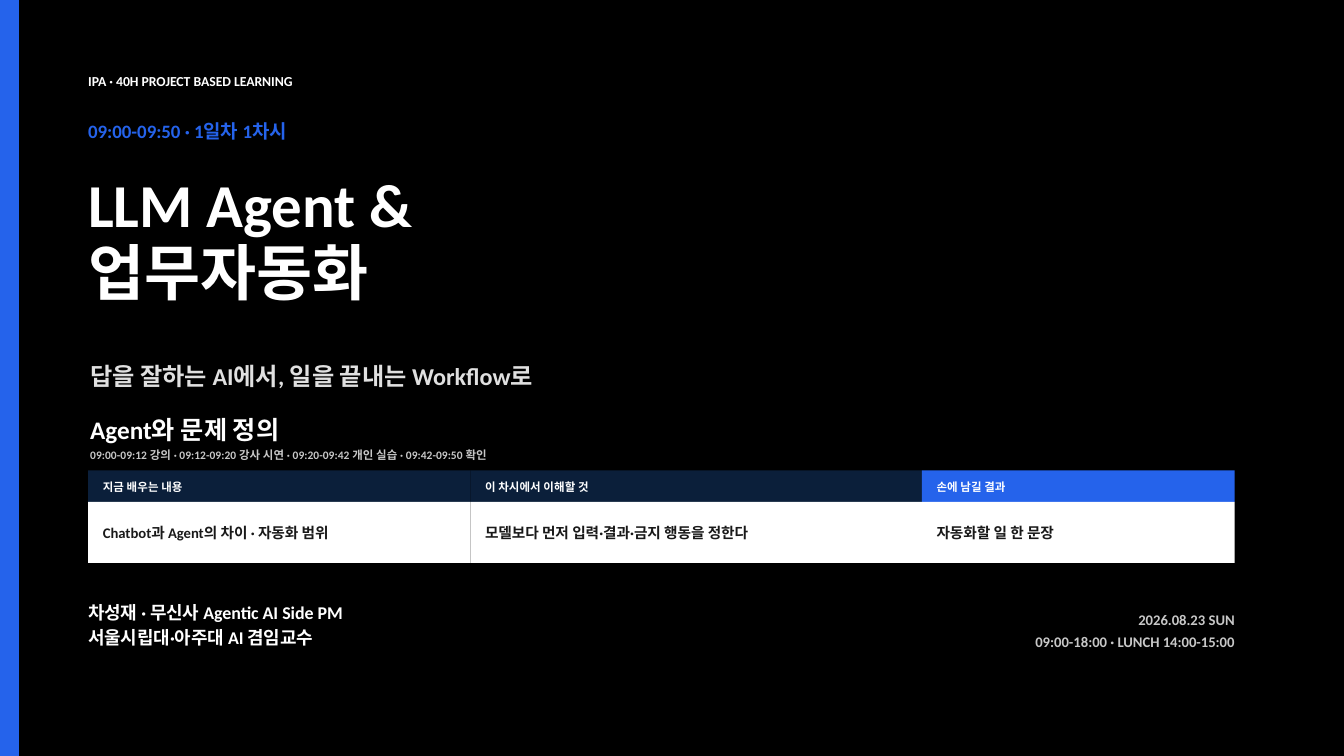
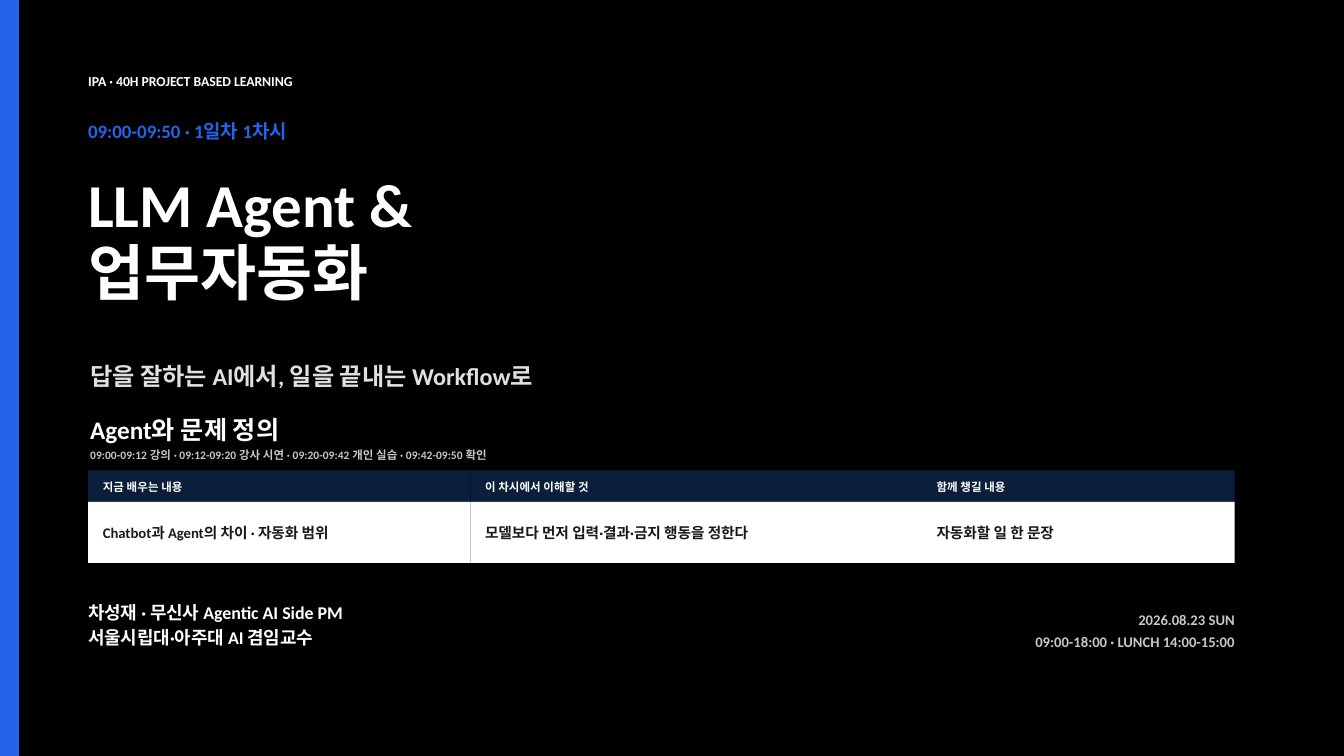
Before and after one commit to smilesjcha/llm-agent-and-workflow-automation, a slide deck: slide 1 of slides/IPA_LLM_Agent_업무자동화_Day1_2026-08-23_MUSINSA_PARTS_270p.pptx. Drawn at 1344x756 pixels with LibreOffice and Linux fonts; fonts in the diff are those of the drawing. Boxes give left, top, right and bottom in pixels: in the first picture for what was removed or moved away, otherwise in the second. Text is boxed around its words. In the diff, an @@ line names an element or a change of style, - is before the commit and + after.

```diff
--- a/slides/IPA_LLM_Agent_업무자동화_Day1_2026-08-23_MUSINSA_PARTS_270p.pptx
+++ b/slides/IPA_LLM_Agent_업무자동화_Day1_2026-08-23_MUSINSA_PARTS_270p.pptx
@@ rectangle at (x1=923, y1=471, x2=1235, y2=502): fill #2563EB to #0B1F3A @@
@@ text at (x1=937, y1=481, x2=1005, y2=492): text changed @@
-손에 남길 결과
+함께 챙길 내용
```
Also in this commit, not shown: 14 other slides changed, 15 other files.
